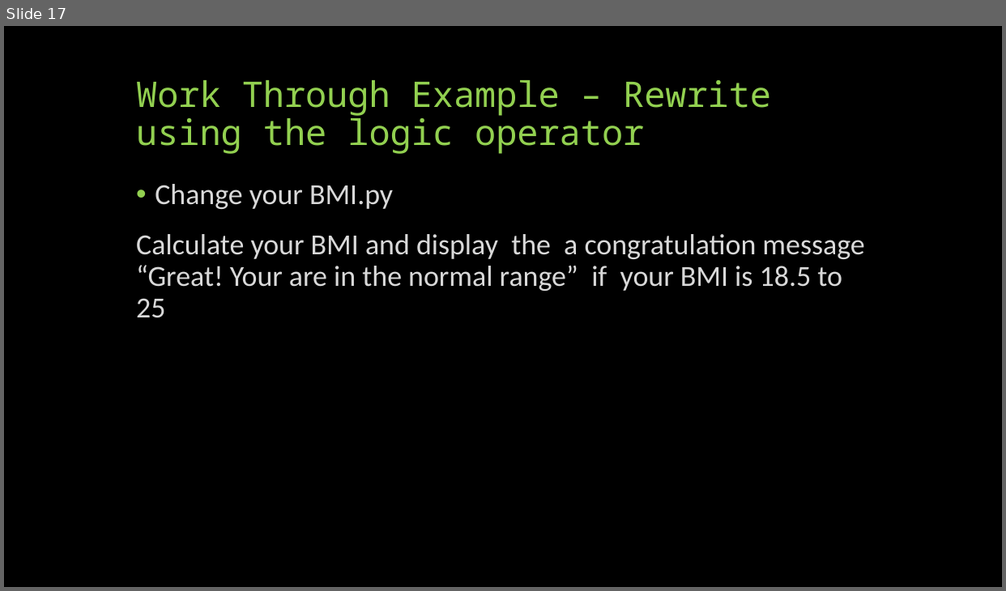
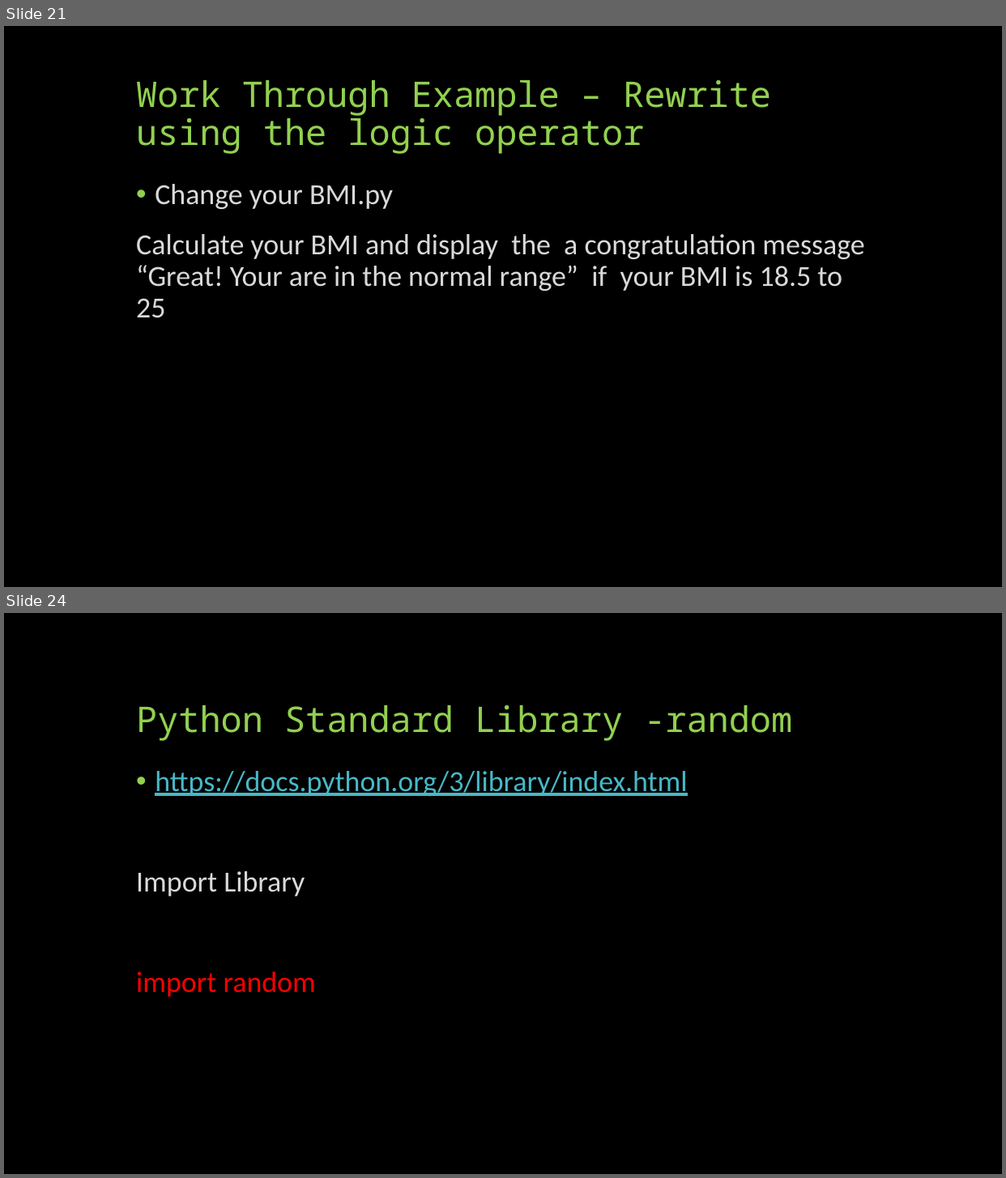
Before and after one commit to yilianz/CSCI125, a slide deck: LectureNotes/PythonControlStructure.pptx. Shown one above the other, each under a label of ours: slide 17 before the commit, slides 21 and 24 after it; the slides between them are not shown. The pictures are 1006x591 and 1006x1178 pixels, drawn with LibreOffice and Linux fonts; fonts in the diff are those of the drawing. Boxes give left, top, right and bottom in pixels: in the first picture for what was removed or moved away, otherwise in the second. Text is boxed around its words. In the diff, an @@ line names an element or a change of style, - is before the commit and + after.

```diff
--- a/LectureNotes/PythonControlStructure.pptx
+++ b/LectureNotes/PythonControlStructure.pptx
@@ slide 24 added at box(4, 613, 1002, 1174), background #000000 @@
@@ title added at box(136, 705, 792, 741), 34 pt, text #92D050 @@
+Python Standard Library -random
@@ text added at box(136, 771, 687, 997), 28 pt, text #47B8C7, underline @@
+• https://docs.python.org/3/library/index.html
+Import Library
+import random
@@ what was slide 17 is now slide 21 @@
```
Also in this commit, not shown: 5 slides changed, 9 other slides added, 2 other files.
